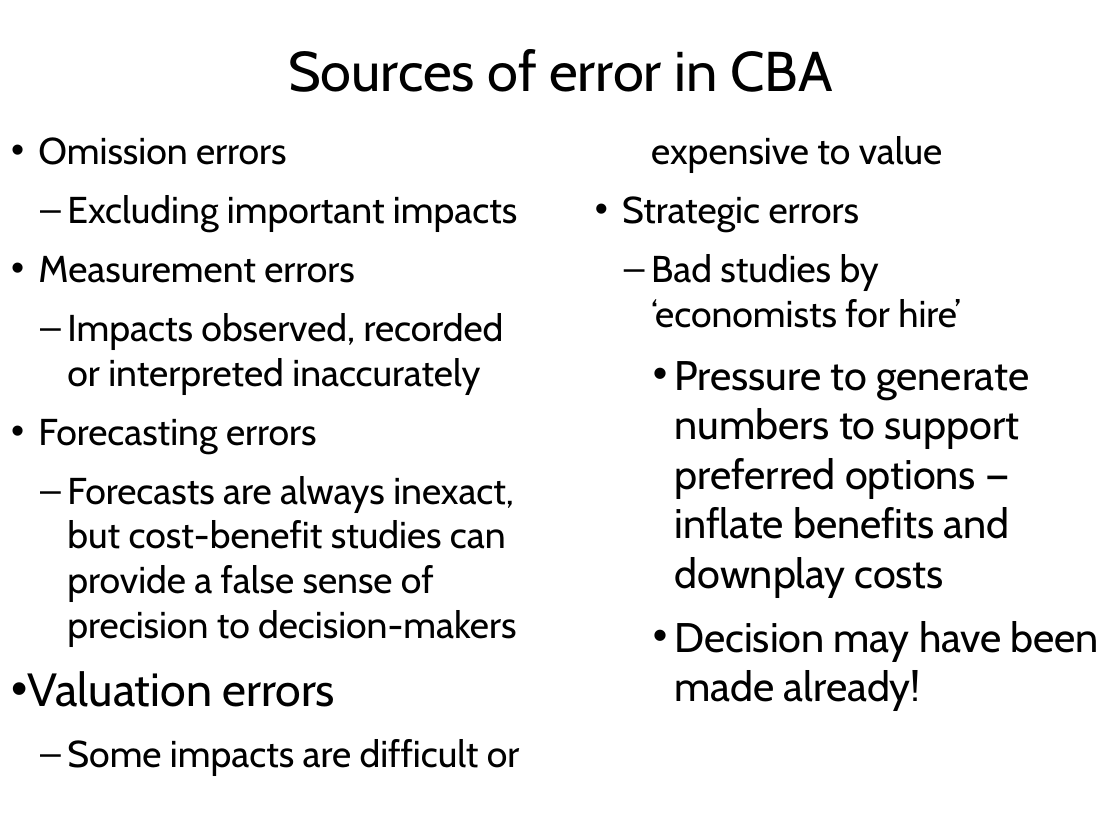
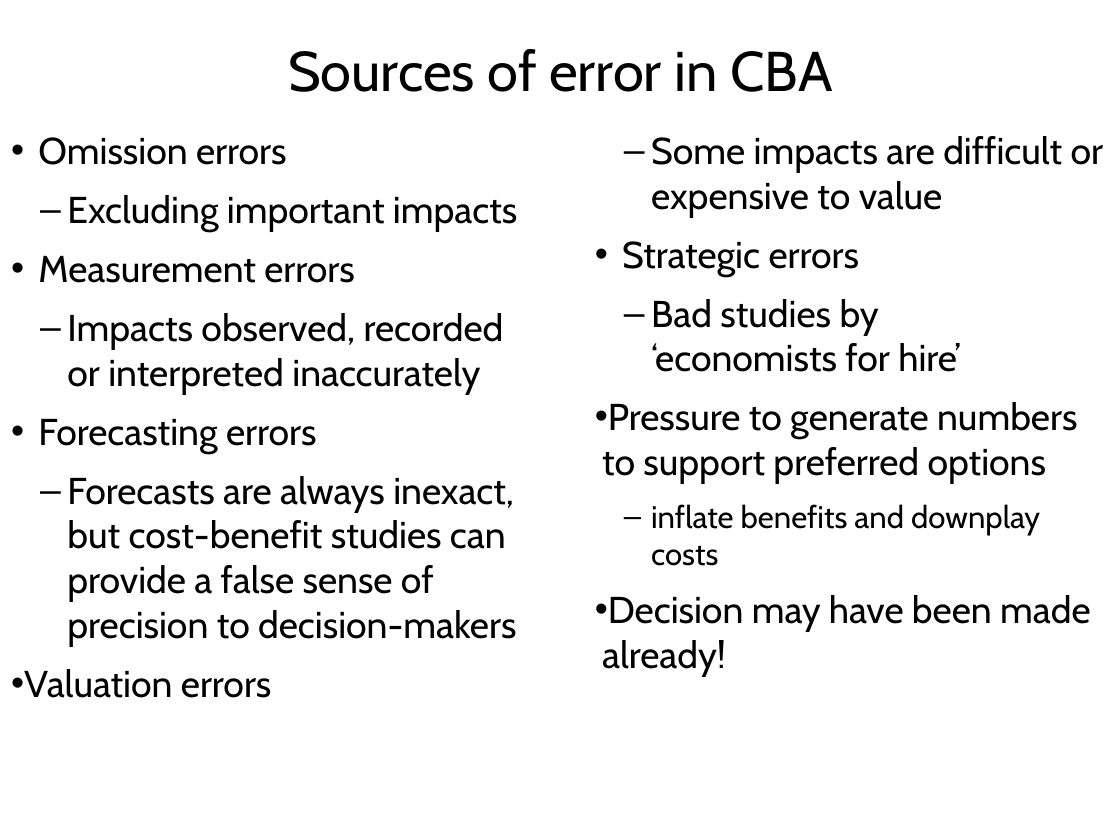
Before and after one commit to rtol/Environmental-Economics, a slide deck: slide 54 of EE3 Targets.pptx (slide 48 before the commit). Drawn at 1120x840 pixels with LibreOffice and Linux fonts; fonts in the diff are those of the drawing. Boxes give left, top, right and bottom in pixels: in the first picture for what was removed or moved away, otherwise in the second. Text is boxed around its words. In the diff, an @@ line names an element or a change of style, - is before the commit and + after.

```diff
--- a/EE3 Targets.pptx
+++ b/EE3 Targets.pptx
@@ text at (602, 402, 1077, 566): text changed; size 26.6 to 24 pt @@
-    • Pressure to generate numbers to support preferred options — inflate benefits and downplay costs
+• Pressure to generate numbers to support preferred options
+  – inflate benefits and downplay costs
@@ text at (608, 595, 1090, 632): size 29.9 to 24 pt in "Valuation errors"; size 26.6 to 24 pt in "Decision may have been made already!"; list level 3 to 1 in "Decision may have been made ..." @@
```
Also in this commit, not shown: 10 other slides changed, 6 slides added, 8 other files.
